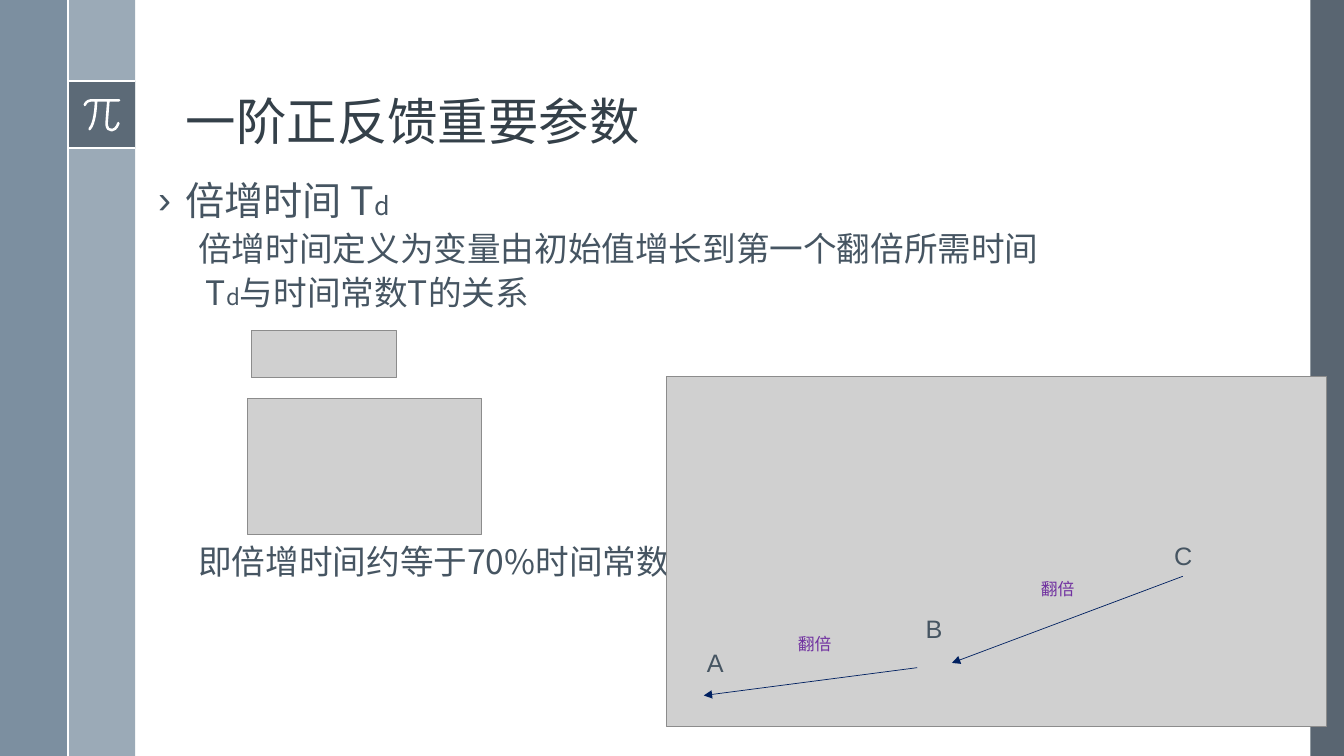
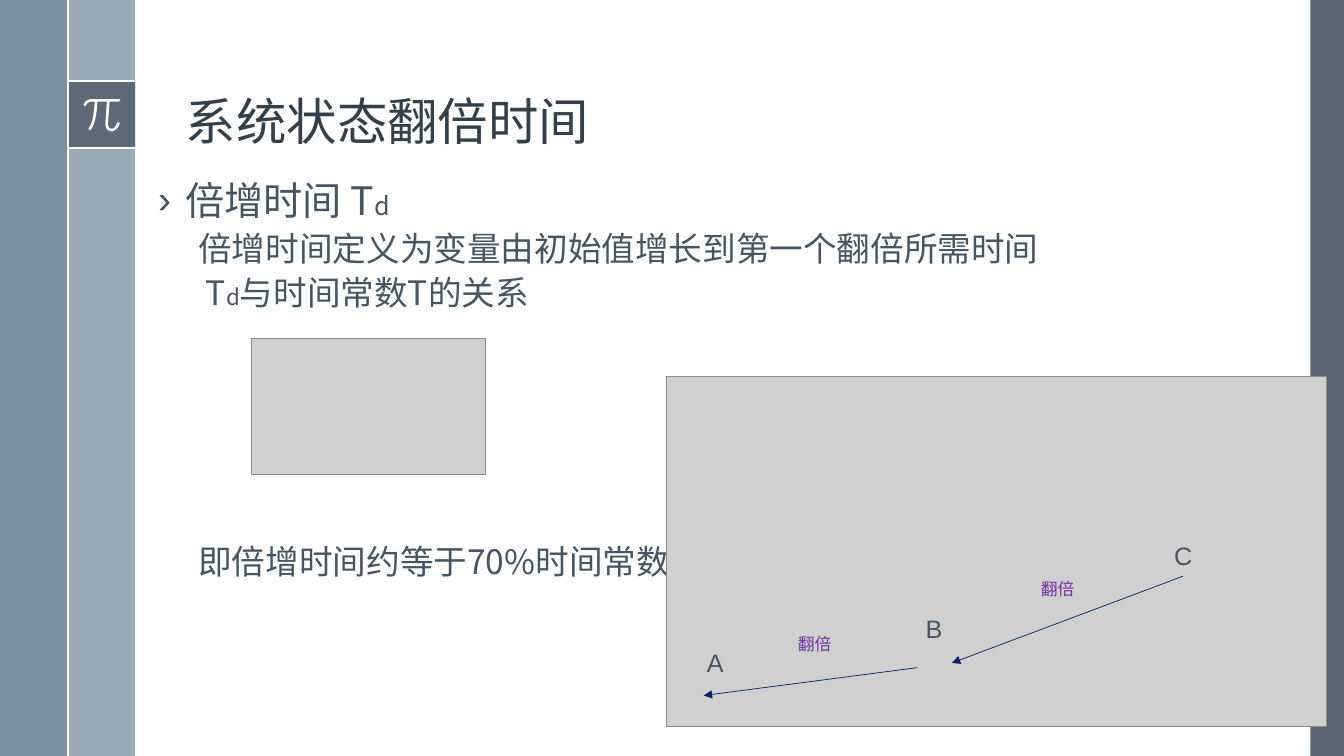
Before and after one commit to exoplanetX/SystemDynamics, a slide deck: slide 8 of 2019系统仿真-8-一阶系统原理+.pptx. Drawn at 1344x756 pixels with LibreOffice and Linux fonts; fonts in the diff are those of the drawing; grey boxes stand for pictures. Boxes give left, top, right and bottom in pixels: in the first picture for what was removed or moved away, otherwise in the second. Text is boxed around its words. In the diff, an @@ line names an element or a change of style, - is before the commit and + after.

```diff
--- a/2019系统仿真-8-一阶系统原理+.pptx
+++ b/2019系统仿真-8-一阶系统原理+.pptx
@@ title at <box>186,97,589,144</box>: text changed @@
-一阶正反馈重要参数
+系统状态翻倍时间
@@ picture: place and size @@
-picture at <box>247,398,482,534</box>
+picture at <box>251,339,486,475</box>
@@ picture removed at <box>251,331,396,378</box> @@
```
Also in this commit, not shown: 8 other slides changed, 1 other file.
